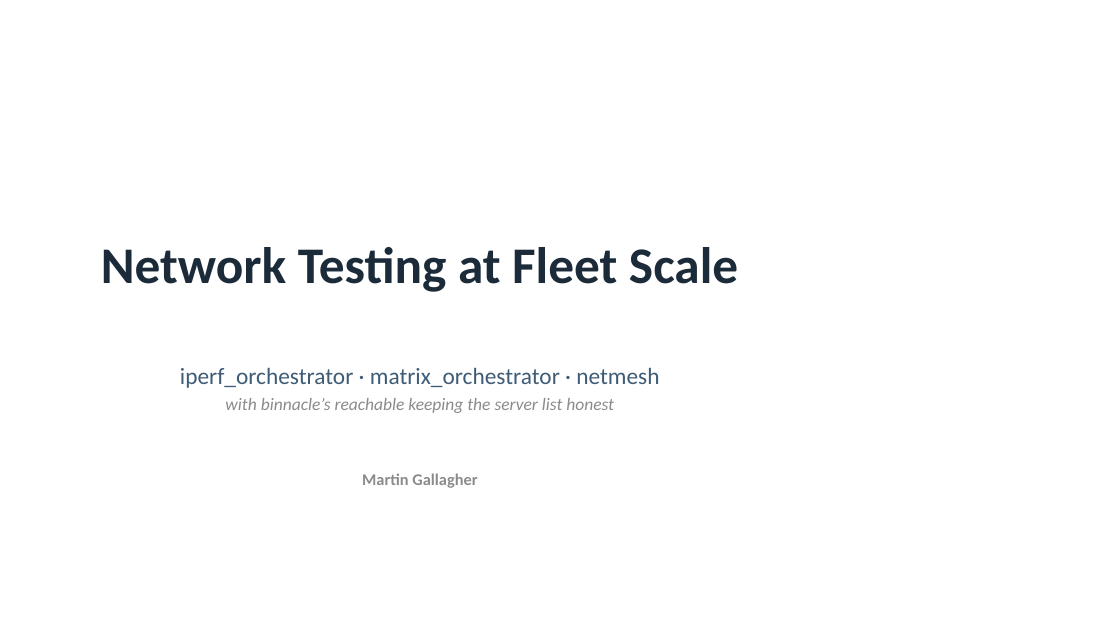
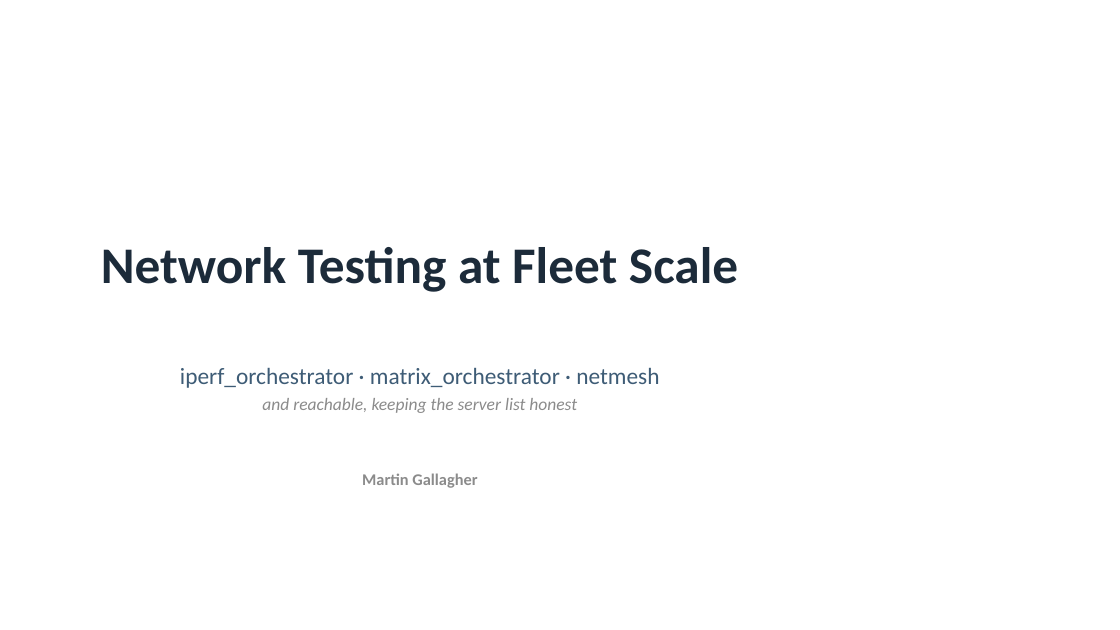
Before and after one commit to MartinGallagher-code/presentations, a slide deck: slide 1 of network-testing/network_testing.pptx. Drawn at 1120x630 pixels with LibreOffice and Linux fonts; fonts in the diff are those of the drawing. Boxes give left, top, right and bottom in pixels: in the first picture for what was removed or moved away, otherwise in the second. Text is boxed around its words. In the diff, an @@ line names an element or a change of style, - is before the commit and + after.

```diff
--- a/network-testing/network_testing.pptx
+++ b/network-testing/network_testing.pptx
@@ subtitle at box(262, 398, 577, 413): text changed @@
-with binnacle’s reachable keeping the server list honest
+and reachable, keeping the server list honest
```
Also in this commit, not shown: 10 other slides changed, 17 slides added, 13 slides removed, 2 other files.
